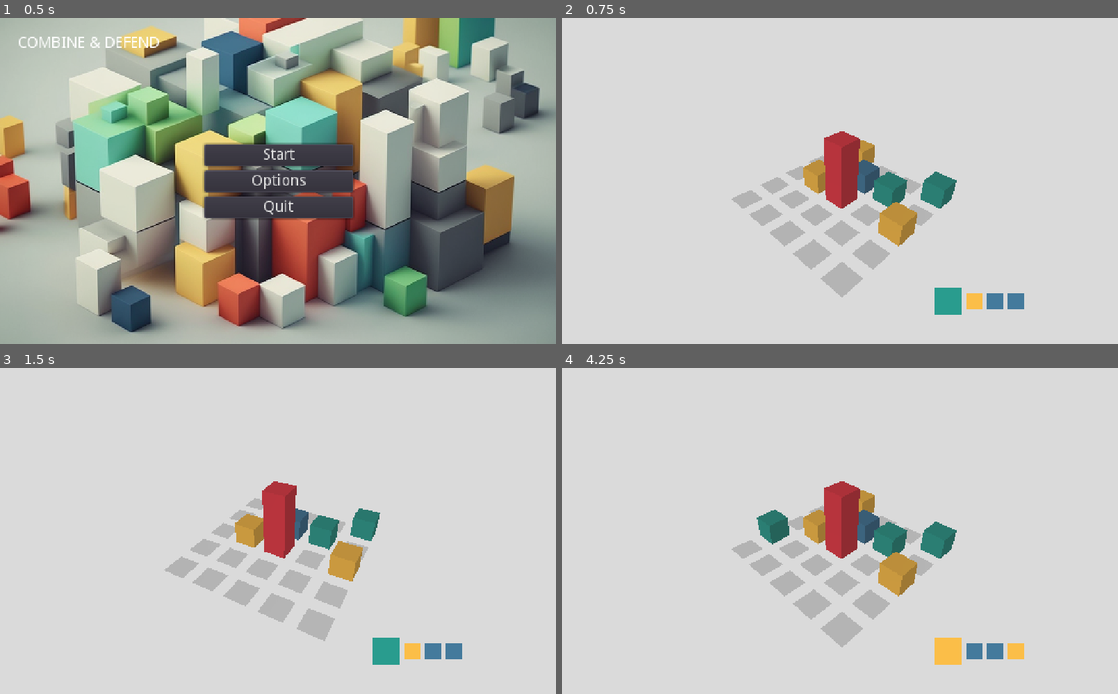
Above: before the commit, frames 1-4 (two rows, left to right).
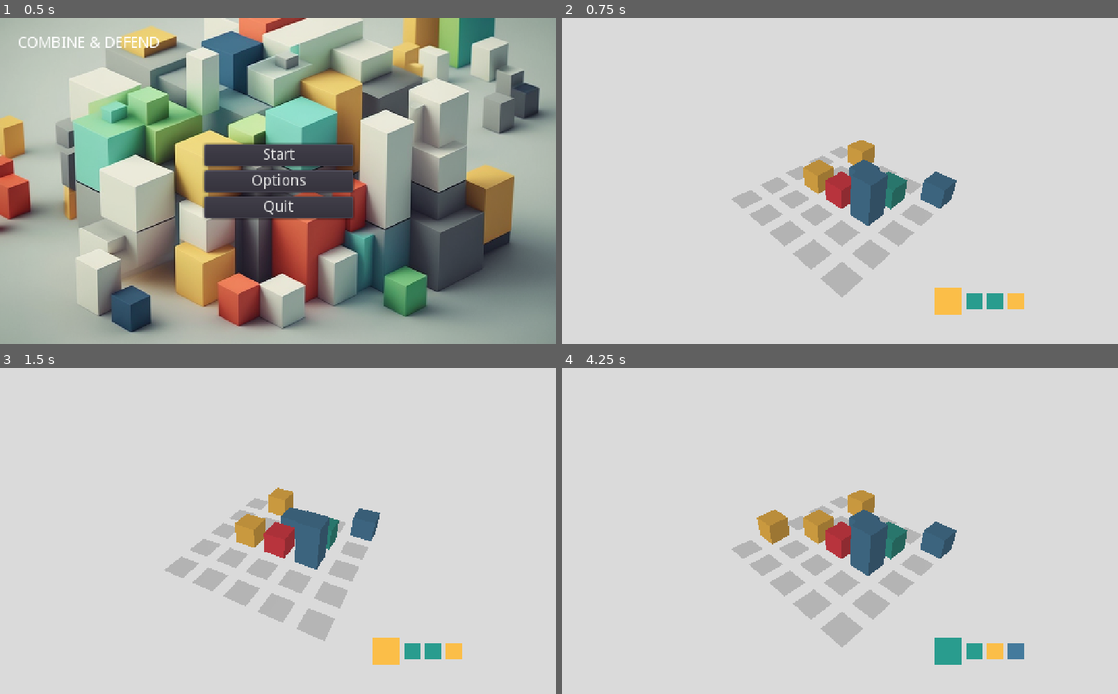
Above: after the commit, the same moments.

Repository: Cam1lo/CombineDefend
Game: Godot game, scene res://ui/Menu.tscn
The game is run twice, just before and just after one commit, with the same random seed, the same clock (stepped at 60 frames per second) and the same inputs.
Inputs (mouse positions are in pixels of both pictures, inside the frame that each line leads up to):
- Up to frame 1 (0.5 s): no input
- Up to frame 2 (0.75 s): click "Start" at 0.5 s
- Up to frame 3 (1.5 s): tap Enter at 1.25 s; move the mouse to (400, 514) at 1.27 s; tap Q (rotate_camera_left) at 1.35 s; click (400, 514) at 1.42 s
- Up to frame 4 (4.25 s): move the mouse to (728, 547) at 2.02 s; tap E (rotate_camera_right) at 2.1, 3.6 s; click (728, 547) at 2.17 s; move the mouse to (895, 459) at 2.77 s; tap Q (rotate_camera_left) at 2.85 s; click (895, 459) at 2.92 s; move the mouse to (812, 596) at 3.52 s; click (812, 596) at 3.67 s

Frame 1 is identical in both runs. In frame 2, 3.3% of the frame differs, in the area x 47-84%, y 34-92%; in frame 3, 3.2%; in frame 4, 3.8%, in the area x 35-84%, y 34-92%.

Commit message:
Initial units placing improved and fixed
No units placing over others and enable audio only if audio is enabled before

Diff:
--- a/main/Main.gd
+++ b/main/Main.gd
@@ -20,17 +20,19 @@
 	$Inventory.inventory_update(units)
 
 func set_initial_units(amount):
+	var was_audio_enabled = audio_enabled
 	audio_enabled = false
 	for i in range(0, amount):
 		var random_pos = Vector2(randi() % 5, randi() % 5)
-		grid[random_pos.x][random_pos.y] = get_selected_unit()
-		place_unit(random_pos, get_selected_unit())
-		check_grid()
-		inventory_pop_queue()
-	audio_enabled = true
+		if typeof(grid[random_pos.x][random_pos.y]) == TYPE_INT:
+			grid[random_pos.x][random_pos.y] = get_selected_unit()
+			place_unit(random_pos, get_selected_unit())
+			check_grid()
+			inventory_pop_queue()
+	audio_enabled = was_audio_enabled
 
 func _process(delta):
-	if !$BackgroundMusic.playing:
+	if !$BackgroundMusic.playing and audio_enabled:
 		$BackgroundMusic.play()
 
 func get_selected_unit():
